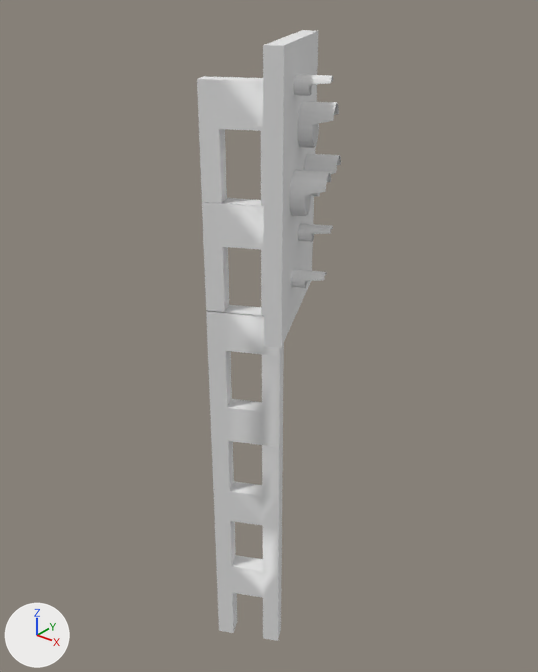
Before and after pictures for a commit that changed the OBJ model advtrains_signals_ks/models/advtrains_signals_ks_main_smr60.obj.
Before and after are seen from a 50 mm lens placed at (1.69, -1.4, 1.75), pointed at (0.36, 0.26, 0.72). The axes (+X, +Y, +Z) are drawn at lower left. The lights are the same throughout. Where no turn or scale is listed for an object, it has been applied to the vertices. Vertices at the same position are counted once.

Objects in the first picture: 'KsHauptsignal_Plane.006'.
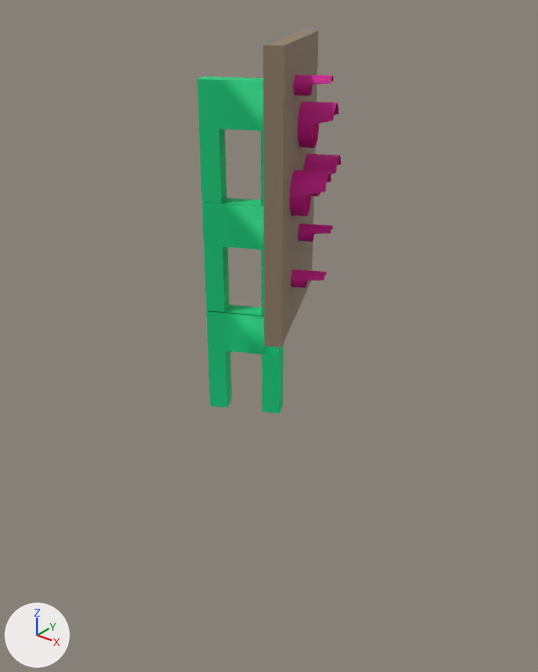
The newer file is also turned or shifted as a whole; pictures and numbers use the older file's frame.

What changed in the scene script:
```text
Change mat_mast:
    mat_mast.base_color: (0.8, 0.8, 0.8) -> (0.0, 0.64, 0.218)  # white #e7e7e7 -> green #00d181
Change mat_schirm:
    mat_schirm.base_color: (0.8, 0.8, 0.8) -> (0.287, 0.216, 0.145)  # white #e7e7e7 -> brown #92806a
Change mat_lampenrahmen:
    mat_lampenrahmen.base_color: (0.8, 0.8, 0.8) -> (0.64, 0.0, 0.285)  # white #e7e7e7 -> pink #d10091
Change me_kshauptsignal_plane_006:
    used by ob_kshauptsignal_plane_006; location = (0.0, 0.0, 0.0)
    remove me_kshauptsignal_plane_006.from_pydata(...)  # 896 vertices, 1460 faces, 12 loose edges; spans x 0.23..0.65, y -0.02..0.45, z -0.5..1.6
    add me_kshauptsignal_plane_006.from_pydata(...)  # 848 vertices, 1403 faces, 12 loose edges; spans x 0.23..0.65, y -0.02..0.45, z 0.5..1.6
    me_kshauptsignal_plane_006 part 1
    48 vertices are removed from x 0.23..0.46, y 0.09..0.25, z -0.5..0.37
    57 faces are deleted
```

Changed parts and their boxes (x1, y1, x2, y2) in the pictures (538 x 672 px):
'KsHauptsignal_Plane.006', recoloured, reshaped (37% shorter): before (197, 30, 341, 641); after (197, 30, 341, 414)
part 1 of me_kshauptsignal_plane_006, deleted: before (210, 399, 283, 641)
